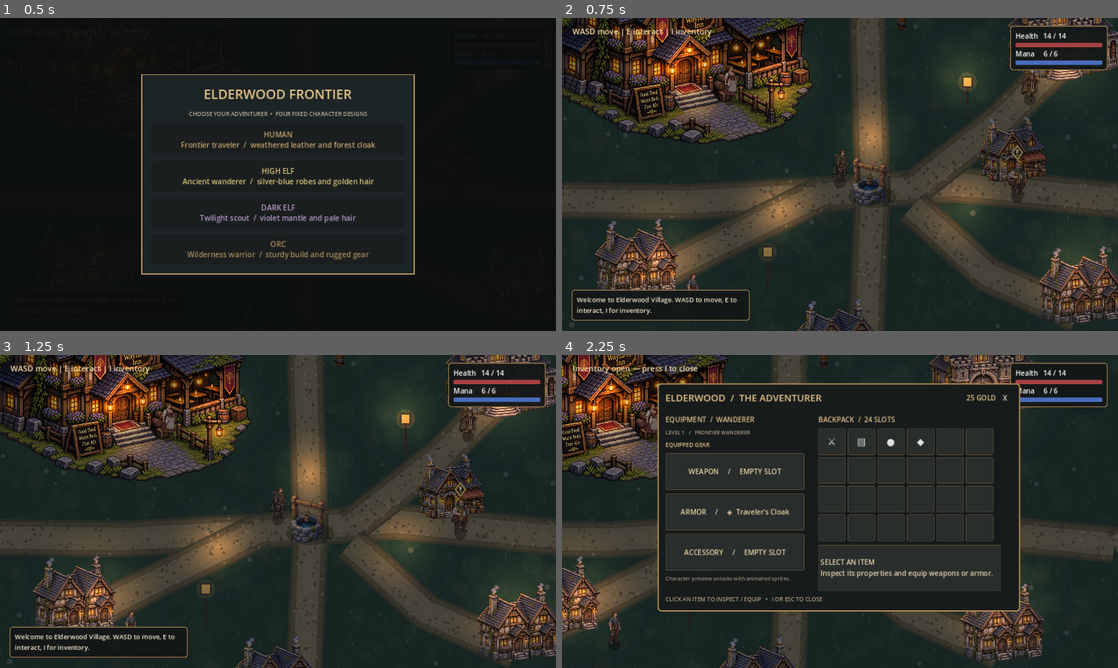
Above: before the commit, frames 1-4 (two rows, left to right).
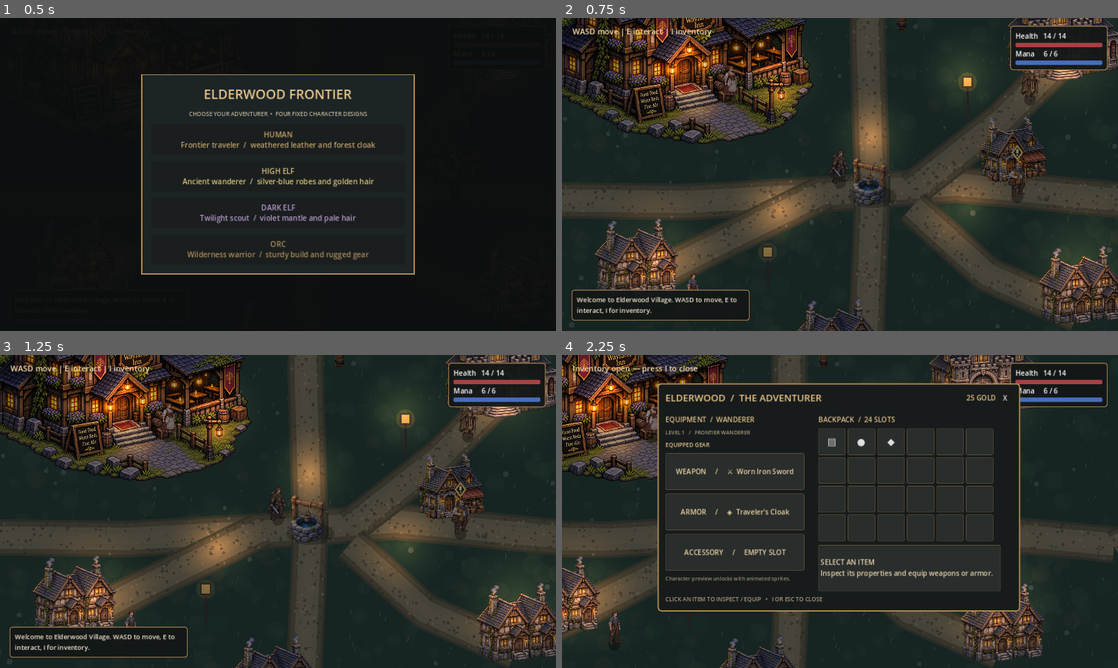
Above: after the commit, the same moments.

Repository: bhubler/elderwood-frontier-pc
Game: Godot game, scene res://scenes/world.tscn
The game is run twice, just before and just after one commit, with the same random seed, the same clock (stepped at 60 frames per second) and the same inputs.
Inputs (mouse positions are in pixels of both pictures, inside the frame that each line leads up to):
- Up to frame 1 (0.5 s): no input
- Up to frame 2 (0.75 s): click "HUMAN Frontier traveler / wea…" at 0.5 s
- Up to frame 3 (1.25 s): no input
- Up to frame 4 (2.25 s): tap Enter at 1.25 s; move the mouse to (962, 495) at 1.27 s; hold D 1.28-2.03 s; tap J at 1.35 s; click (962, 495) at 1.42 s; tap Space at 1.52 s; move the mouse to (728, 527) at 2.02 s; hold S from 2.03 s (still down); tap I at 2.1 s

Frame 1 is identical in both runs. In frame 2, 0.1% of the frame differs, in the area x 48-52%, y 42-53%; in frame 3, 0.1%; in frame 4, 0.3%, in the area x 20-66%, y 26-39%.

Commit message:
Start with the Worn Iron Sword equipped

Diff:
--- a/scripts/village_interactions.gd
+++ b/scripts/village_interactions.gd
@@ -40,8 +40,8 @@
 var equipment_grid: GridContainer
 var gold_label: Label
 var item_details: Label
-var equipment: Dictionary = {"weapon": "", "armor": "cloak", "accessory": ""}
-var backpack: Array[String] = ["rusty_sword", "old_map", "bread", "healing_potion"]
+var equipment: Dictionary = {"weapon": "rusty_sword", "armor": "cloak", "accessory": ""}
+var backpack: Array[String] = ["old_map", "bread", "healing_potion"]
 var item_data: Dictionary = {
     "rusty_sword": {"name": "Worn Iron Sword", "kind": "weapon", "icon": "⚔", "rarity": "Common", "description": "A battered but reliable blade.", "attack": 3},
     "cloak": {"name": "Traveler\u0027s Cloak", "kind": "armor", "icon": "◈", "rarity": "Common", "description": "A weathered cloak for the long road.", "defense": 1},
